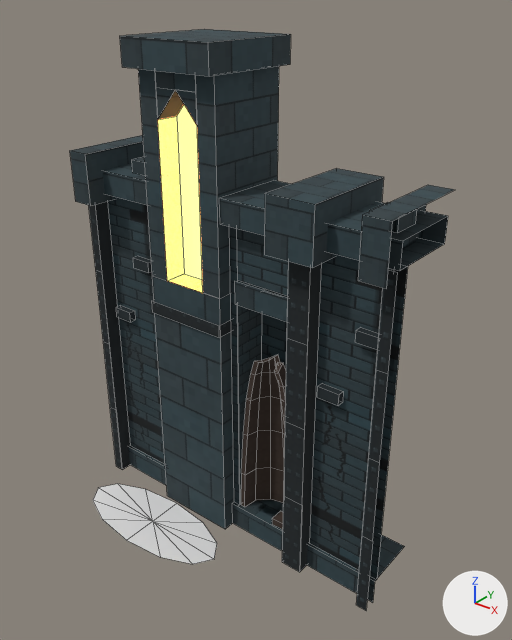
The FBX model pit-scene/kit/fbx/T1_End_A.fbx, before and after one commit.
Rendered twice from a 50 mm lens placed at (5.08, -5.67, 6.9), pointed at (0.48, 0.08, 3.34). Lighting does not change. The marker at lower right points along +X, +Y and +Z. The first picture is the older version. Mesh edges are drawn as thin lines. Where no turn or scale is listed for an object, it has been applied to the vertices.

In view in the first picture: 'T1_End_A'.
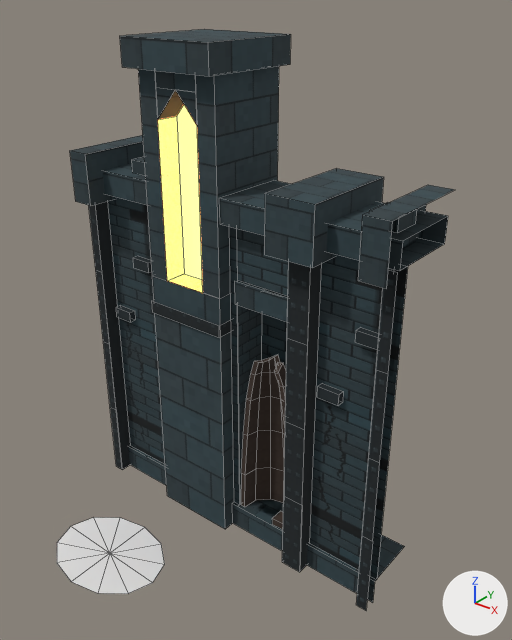
Location of each change, (x1, y1, x2, y2) in pixels of the pictures (512 x 640 px; the box of a moved part takes in the faces that stretch with it):
'T1_End_A', reshaped: before (70, 29, 454, 611); after (57, 29, 454, 611)
part 1 of me_t1_end_a, moved or reshaped: before (93, 484, 217, 564); after (57, 517, 165, 594)

Edits to the bpy script that builds the scene:
```text
Change me_t1_end_a:
    used by ob_t1_end_a; location = (0.0, 0.0, 0.0)
    remove me_t1_end_a.from_pydata(...)  # 324 vertices, 214 faces; spans x -2.25..2.25, y -1.03..1.2, z 0.0..6.32
    add me_t1_end_a.from_pydata(...)  # 324 vertices, 214 faces; spans x -2.25..2.25, y -2.02..1.2, z 0.0..6.32
    me_t1_end_a part 1: the loose piece of 13 vertices spanning x -2.01..0.29, y -1.03..-0.07, z 0.05 is scaled about its middle by (0.696, 1.29, 1.3), then moved by (0.1, -0.85, 0.11)
```
